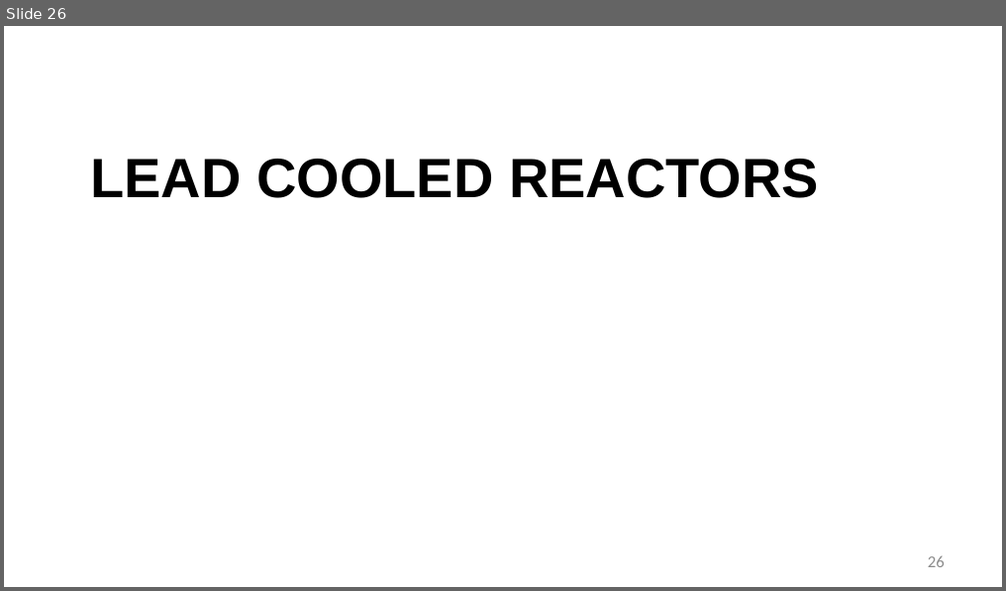
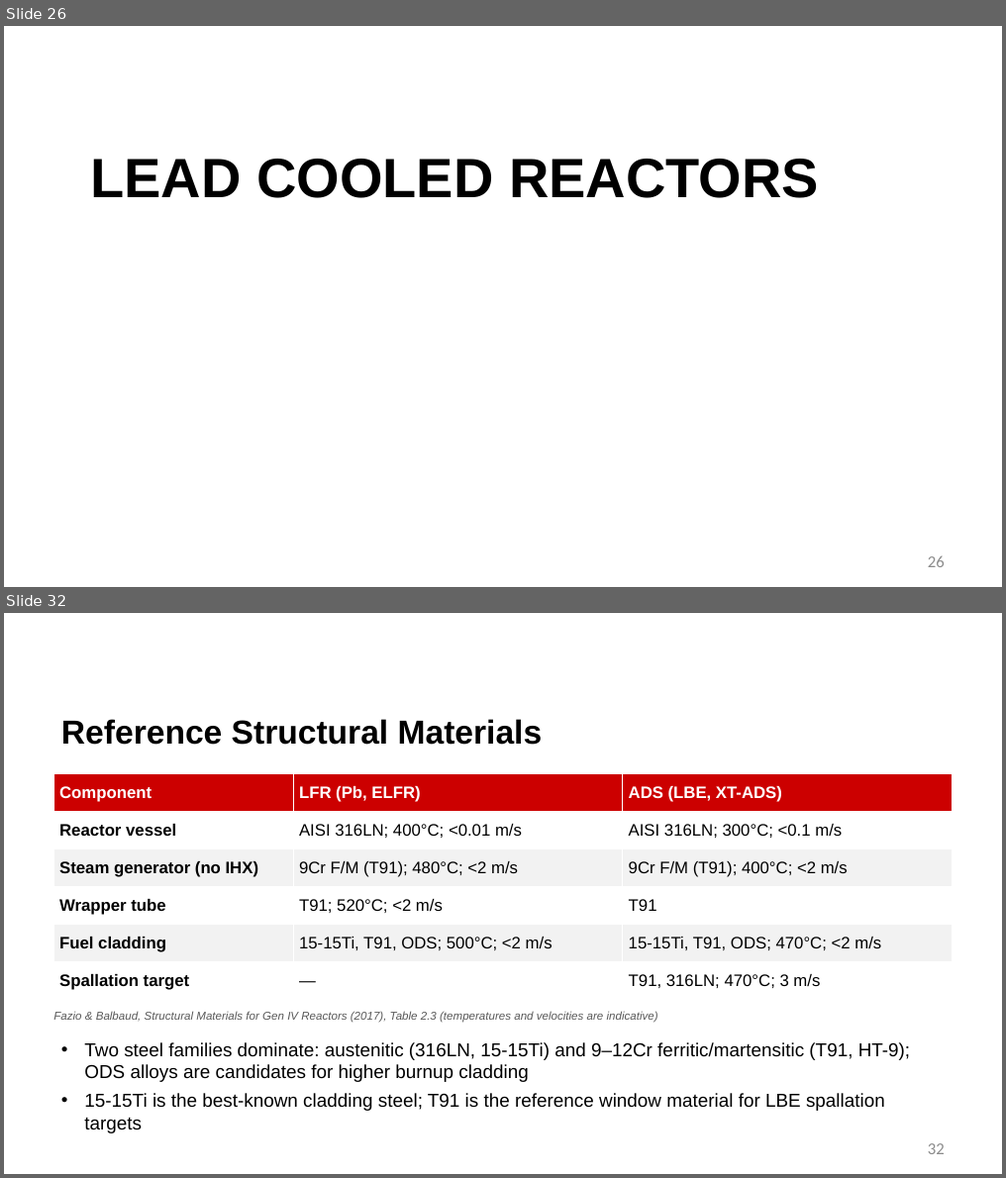
Before and after one commit to benbeeler/TEACHING, a slide deck: Advanced Reactor Materials/Fall2026/Lec18_nitride.pptx. Shown one above the other, each under a label of ours: slide 26 before the commit, slides 26 and 32 after it; the slides between them are not shown. The pictures are 1006x591 and 1006x1178 pixels, drawn with LibreOffice and Linux fonts; fonts in the diff are those of the drawing; background and template pictures are left out. Boxes give left, top, right and bottom in pixels: in the first picture for what was removed or moved away, otherwise in the second. Text is boxed around its words. In the diff, an @@ line names an element or a change of style, - is before the commit and + after.

```diff
--- a/Advanced Reactor Materials/Fall2026/Lec18_nitride.pptx
+++ b/Advanced Reactor Materials/Fall2026/Lec18_nitride.pptx
@@ slide 32 added at (4, 613, 1002, 1174), background #FFFFFF @@
@@ title added at (61, 719, 543, 745), 32 pt, text #000000, bold @@
+Reference Structural Materials
@@ table added at (54, 774, 952, 1000), 6 rows, 3 columns @@
+Component | LFR (Pb, ELFR) | ADS (LBE, XT-ADS)
+Reactor vessel | AISI 316LN; 400°C; <0.01 m/s | AISI 316LN; 300°C; <0.1 m/s
+Steam generator (no IHX) | 9Cr F/M (T91); 480°C; <2 m/s | 9Cr F/M (T91); 400°C; <2 m/s
+Wrapper tube | T91; 520°C; <2 m/s | T91
+Fuel cladding | 15-15Ti, T91, ODS; 500°C; <2 m/s | 15-15Ti, T91, ODS; 470°C; <2 m/s
+Spallation target | — | T91, 316LN; 470°C; 3 m/s
@@ text added at (54, 1011, 658, 1023), 11 pt, text #595959, italic @@
+Fazio & Balbaud, Structural Materials for Gen IV Reactors (2017), Table 2.3 (temperatures and velocities are indicative)
@@ text added at (84, 1043, 910, 1134), 18 pt, text #000000 @@
+• Two steel families dominate: austenitic (316LN, 15-15Ti) and 9–12Cr ferritic/martensitic (T91, HT-9); ODS alloys are candidates for higher burnup cladding
+• 15-15Ti is the best-known cladding steel; T91 is the reference window material for LBE spallation targets
@@ page number added at (928, 1144, 944, 1155), 16 pt, text #8C8C8C @@
+32
```
Also in this commit, not shown: 14 slides changed, 9 other slides added, 4 slides removed, 2 other files.
